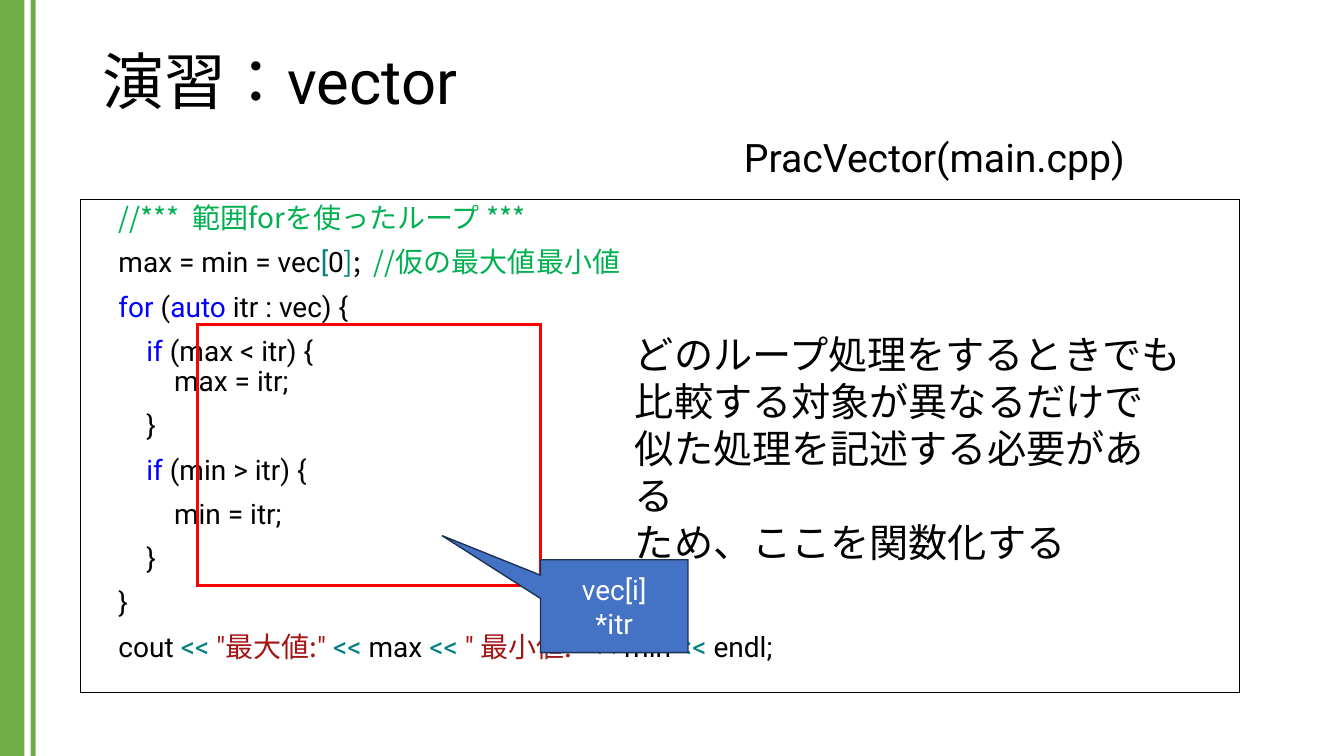
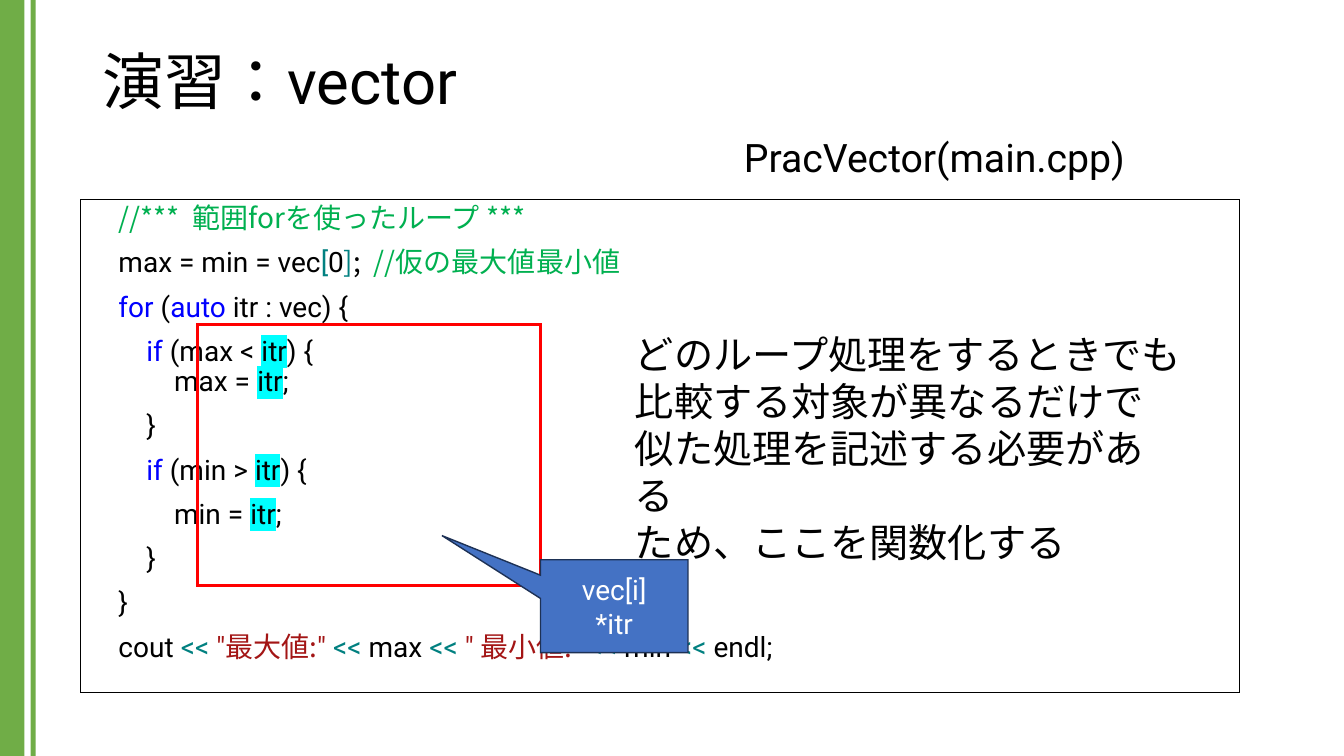
Before and after one commit to kic-murata/cpp2024, a slide deck: slide 7 of 授業資料/演習課題：vector.pptx. Drawn at 1344x756 pixels with LibreOffice and Linux fonts; fonts in the diff are those of the drawing. Boxes give left, top, right and bottom in pixels: in the first picture for what was removed or moved away, otherwise in the second. Text is boxed around its words. In the diff, an @@ line names an element or a change of style, - is before the commit and + after.

```diff
--- a/授業資料/演習課題：vector.pptx
+++ b/授業資料/演習課題：vector.pptx
@@ text at bbox=[146, 335, 296, 531]: highlight none to #00FFFF in "itr) itr;", "itr)", "itr;" @@
```
Also in this commit, not shown: 4 other slides changed, 4 other files.
